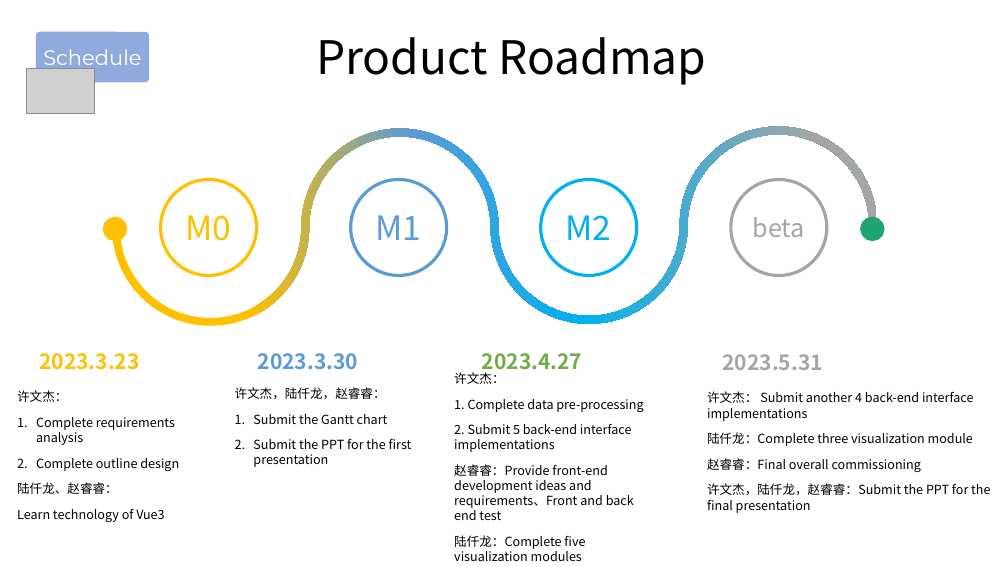
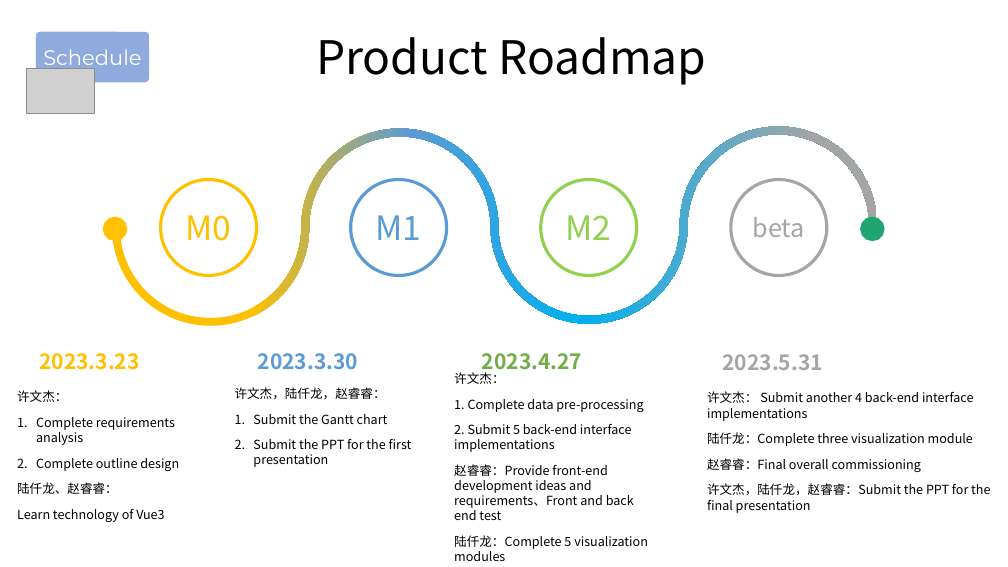
Before and after one commit to WhoopsLeo/Air-Quality-Visualization-System-frontend, a slide deck: slide 14 of 软件项目管理第一次演讲.pptx (slide 12 before the commit). Drawn at 1008x567 pixels with LibreOffice and Linux fonts; fonts in the diff are those of the drawing; grey boxes stand for pictures. Boxes give left, top, right and bottom in pixels: in the first picture for what was removed or moved away, otherwise in the second. Text is boxed around its words. In the diff, an @@ line names an element or a change of style, - is before the commit and + after.

```diff
--- a/软件项目管理第一次演讲.pptx
+++ b/软件项目管理第一次演讲.pptx
@@ ellipse "M2" at [541, 179, 637, 275]: text colour #00B0F0 to #92D050; outline #00B0F0 3 pt to #92D050 3 pt @@
@@ text at [454, 535, 648, 561]: text changed @@
-陆仟龙：Complete five visualization modules
+陆仟龙：Complete 5 visualization modules
```
Also in this commit, not shown: 1 other slide changed, 2 slides added.
